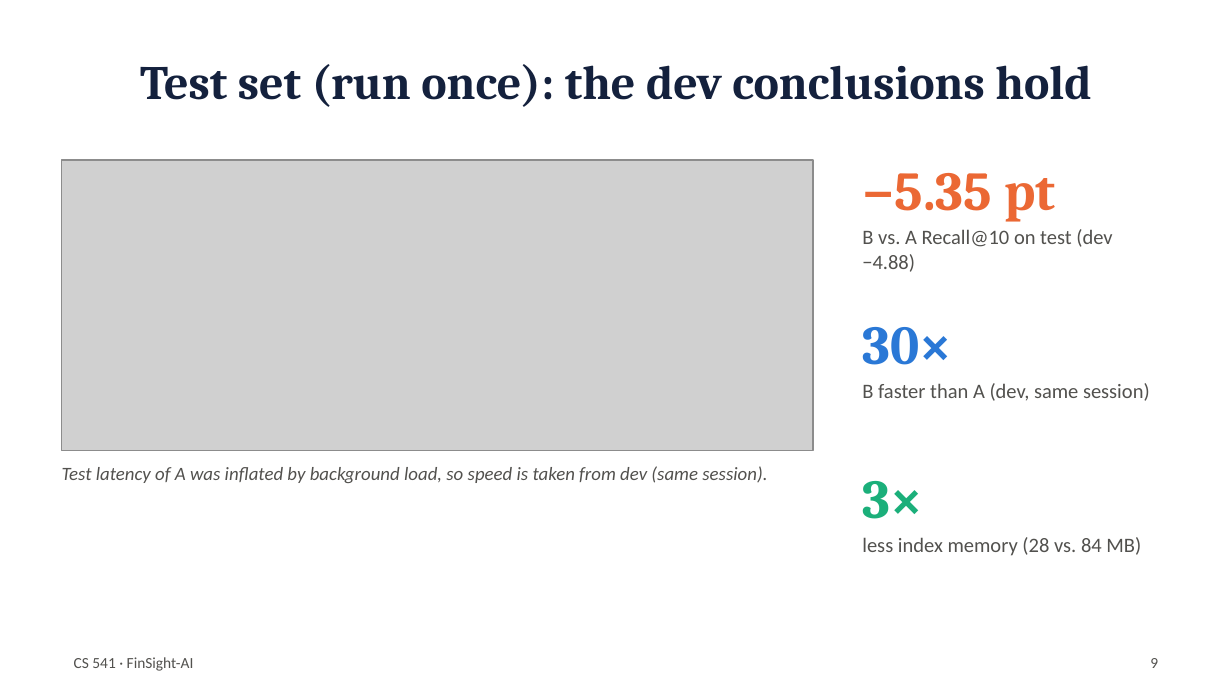
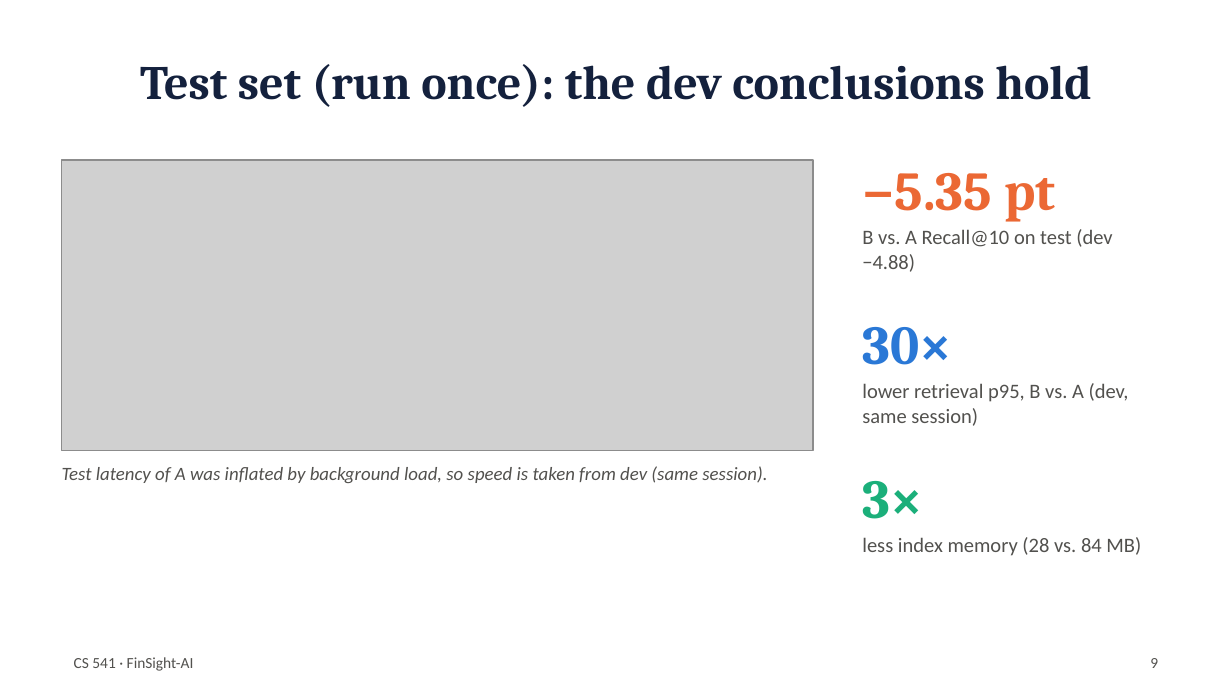
Before and after one commit to fafacannon5/FinSight-AI, a slide deck: slide 9 of report/FinSight-AI_slides.pptx. Drawn at 1232x693 pixels with LibreOffice and Linux fonts; fonts in the diff are those of the drawing; grey boxes stand for pictures. Boxes give left, top, right and bottom in pixels: in the first picture for what was removed or moved away, otherwise in the second. Text is boxed around its words. In the diff, an @@ line names an element or a change of style, - is before the commit and + after.

```diff
--- a/report/FinSight-AI_slides.pptx
+++ b/report/FinSight-AI_slides.pptx
@@ text at (862, 383, 1129, 426): text changed @@
-B faster than A (dev, same session)
+lower retrieval p95, B vs. A (dev, same session)
```
Also in this commit, not shown: 4 other slides changed, 7 other files.
